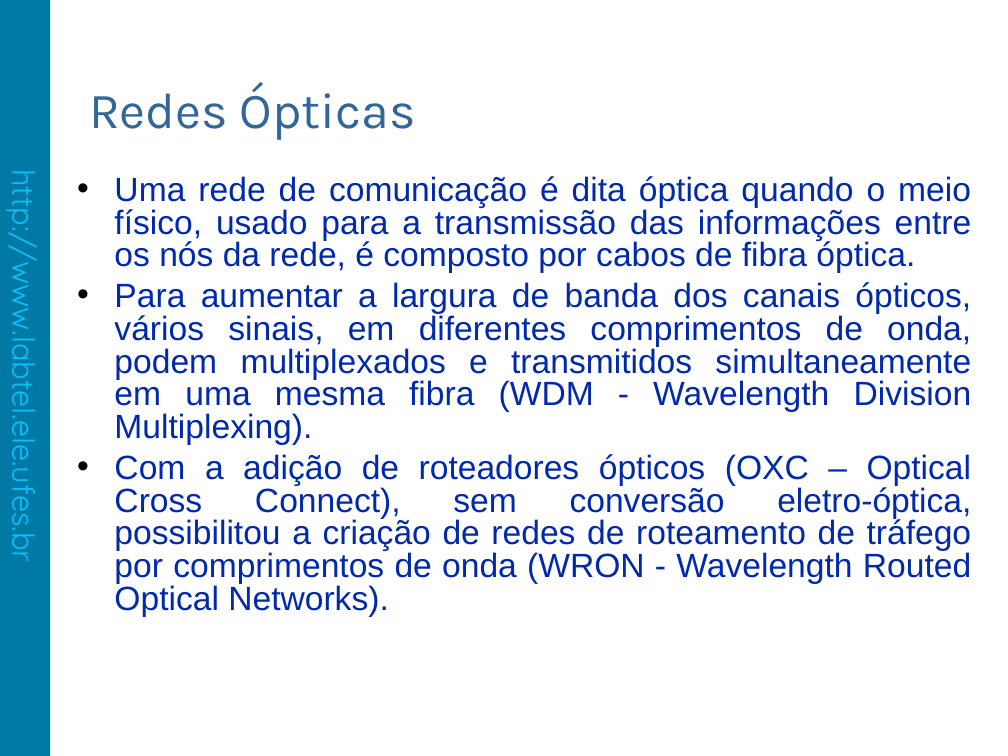
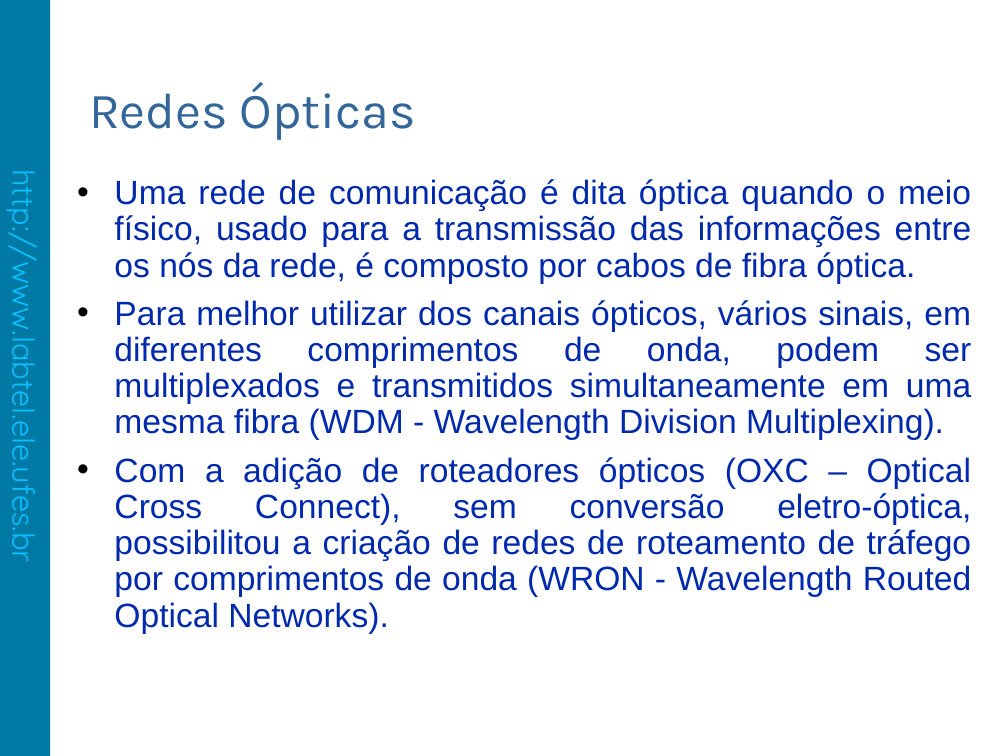
Before and after one commit to fabiolimath/twa, a slide deck: slide 3 of sbpo09/trunk/apresentacao/SBPO2009.TC9-OC.55711.FabioLima.odp. Drawn at 1008x756 pixels with LibreOffice and Linux fonts; fonts in the diff are those of the drawing; background and template pictures are left out. Boxes give left, top, right and bottom in pixels: in the first picture for what was removed or moved away, otherwise in the second. Text is boxed around its words. In the diff, an @@ line names an element or a change of style, - is before the commit and + after.

```diff
--- a/sbpo09/trunk/apresentacao/SBPO2009.TC9-OC.55711.FabioLima.odp
+++ b/sbpo09/trunk/apresentacao/SBPO2009.TC9-OC.55711.FabioLima.odp
@@ text at (114,179,972,634): line spacing 0.81 to 0.9; more space between paragraphs @@
@@ text at (114,300,972,440): text changed @@
-• Para aumentar a largura de banda dos canais ópticos, vários sinais, em diferentes comprimentos de onda, podem multiplexados e transmitidos simultaneamente em uma mesma fibra (WDM - Wavelength Division Multiplexing).
+• Para melhor utilizar dos canais ópticos, vários sinais, em diferentes comprimentos de onda, podem ser multiplexados e transmitidos simultaneamente em uma mesma fibra (WDM - Wavelength Division Multiplexing).
```
Also in this commit, not shown: 10 other slides changed, 1 slide added, 2 other files.
